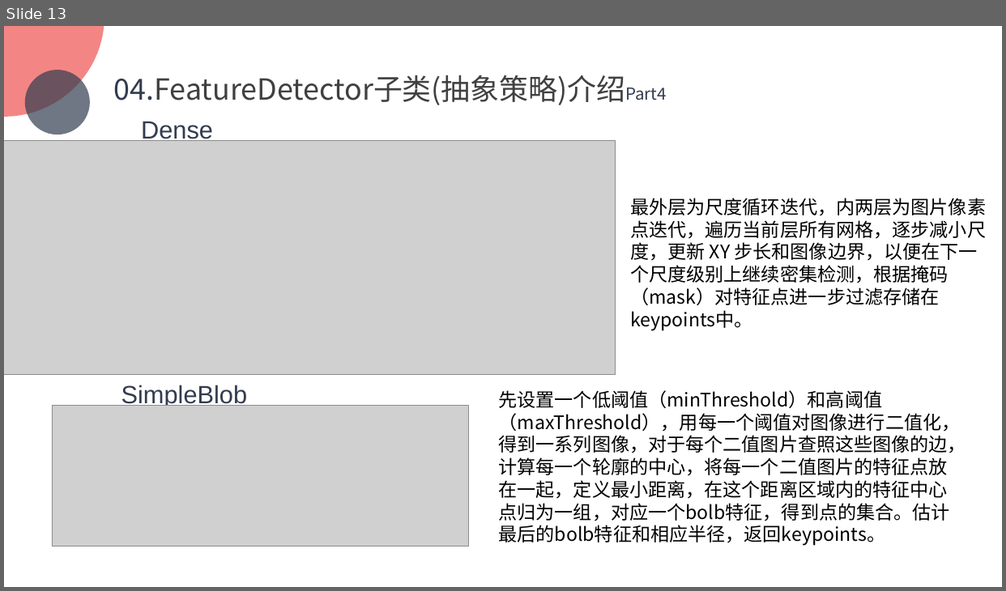
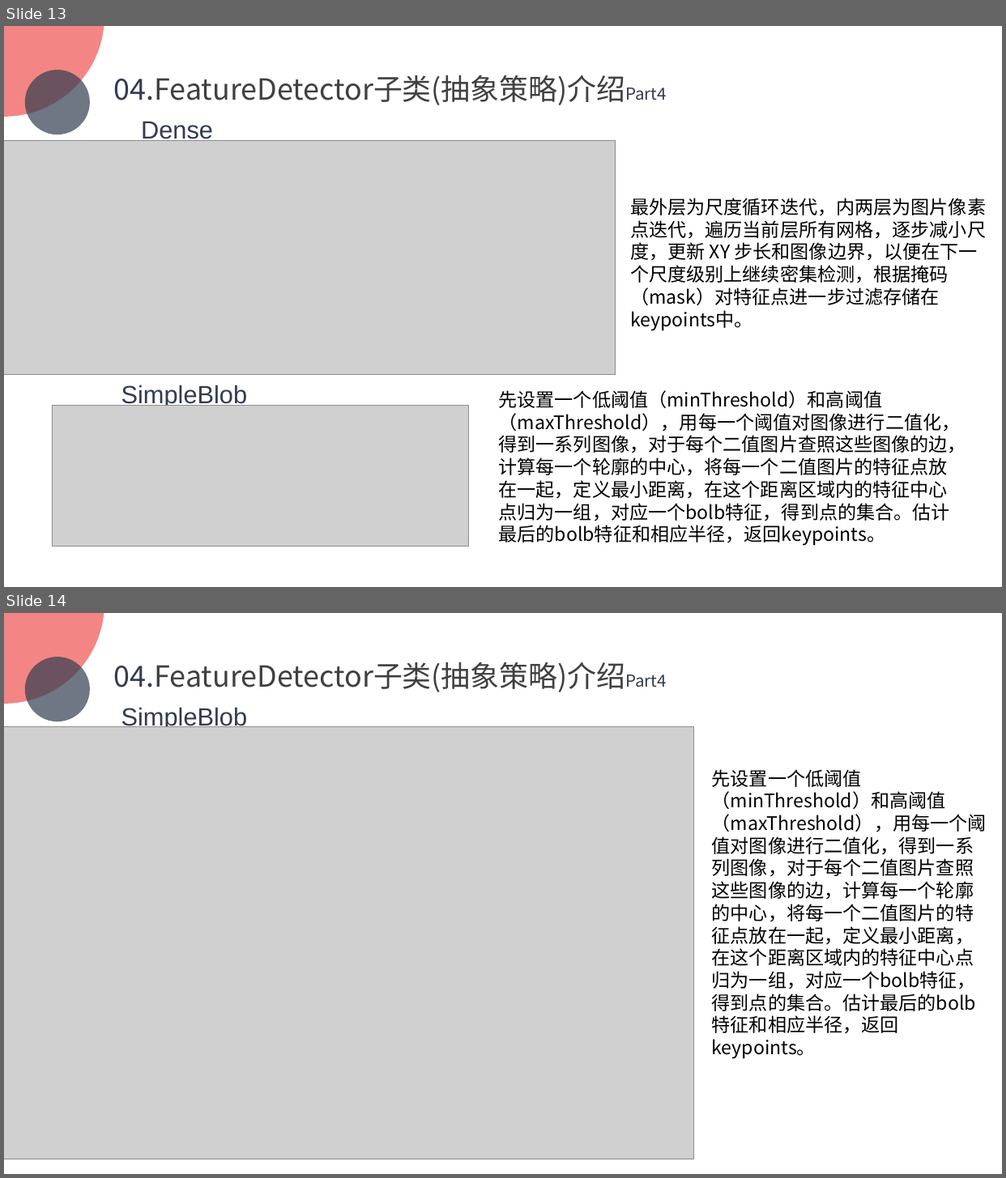
Before and after one commit to TJDPGr9/OpencvFeatureDetectorResearch, a slide deck: OpencvFInal/Opencv.pptx. Shown one above the other, each under a label of ours: slide 13 before the commit, slides 13 and 14 after it. The pictures are 1006x591 and 1006x1178 pixels, drawn with LibreOffice and Linux fonts; fonts in the diff are those of the drawing; grey boxes stand for pictures; background and template pictures are left out. Boxes give left, top, right and bottom in pixels: in the first picture for what was removed or moved away, otherwise in the second. Text is boxed around its words. In the diff, an @@ line names an element or a change of style, - is before the commit and + after.

```diff
--- a/OpencvFInal/Opencv.pptx
+++ b/OpencvFInal/Opencv.pptx
@@ slide 14 added at <box>4,613,1002,1174</box>, background picture (left out); not listed: 2 template elements that a slide beside it also shows @@
@@ text added at <box>114,662,667,692</box>, 28 pt, text #404040 @@
+04.FeatureDetector子类(抽象策略)介绍Part4
@@ text added at <box>121,707,248,730</box>, 24 pt, text #323C50 @@
+SimpleBlob
@@ picture added at <box>4,726,694,1161</box> @@
@@ text added at <box>712,769,987,1059</box>, 18 pt, text #000000 @@
+先设置一个低阈值（minThreshold）和高阈值（maxThreshold），用每一个阈值对图像进行二值化，得到一系列图像，对于每个二值图片查照这些图像的边，计算每一个轮廓的中心，将每一个二值图片的特征点放在一起，定义最小距离，在这个距离区域内的特征中心点归为一组，对应一个bolb特征，得到点的集合。估计最后的bolb特征和相应半径，返回keypoints。
```
Also in this commit, not shown: 1 slide changed, 1 other slide added, 1 slide removed.
